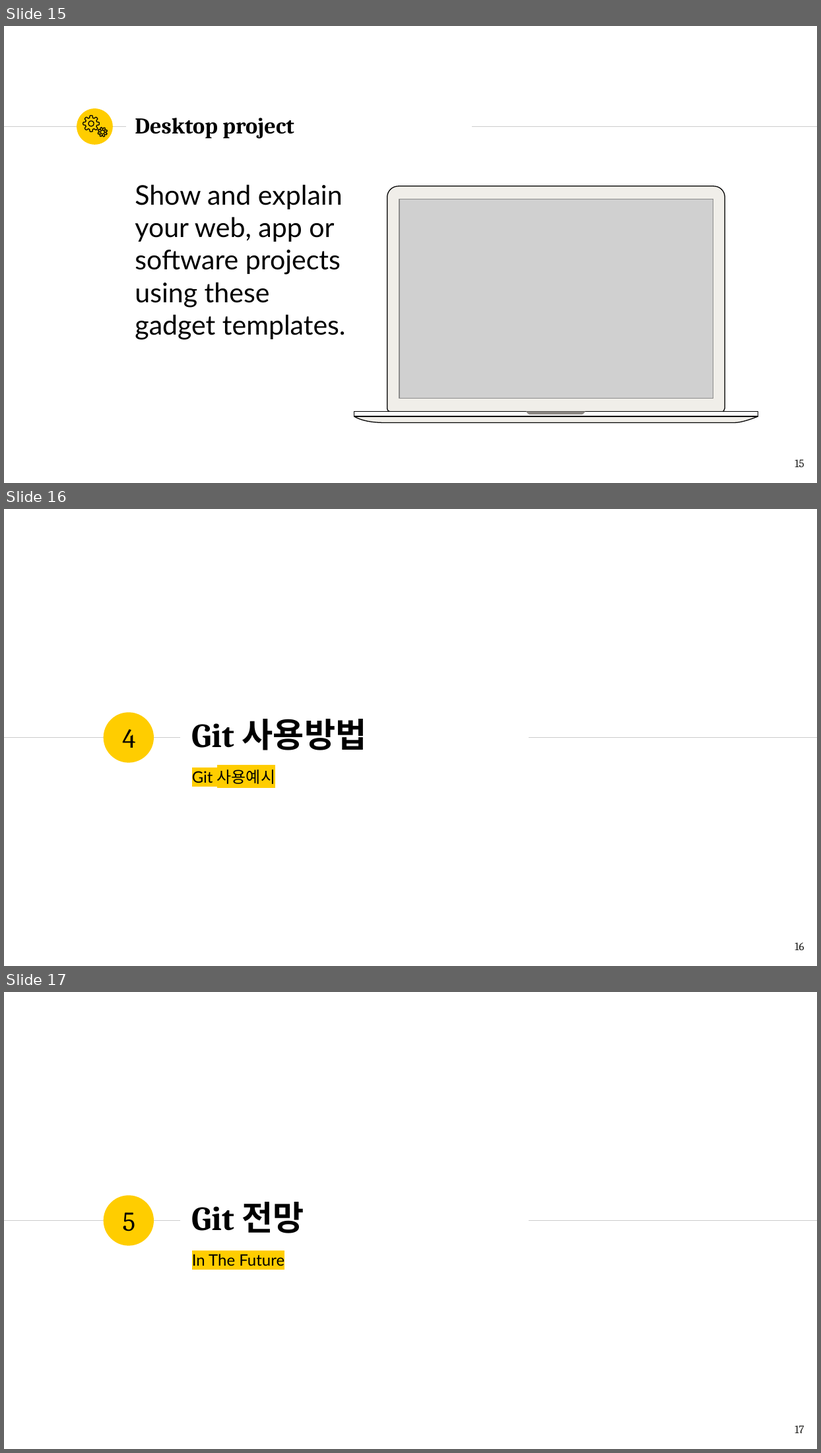
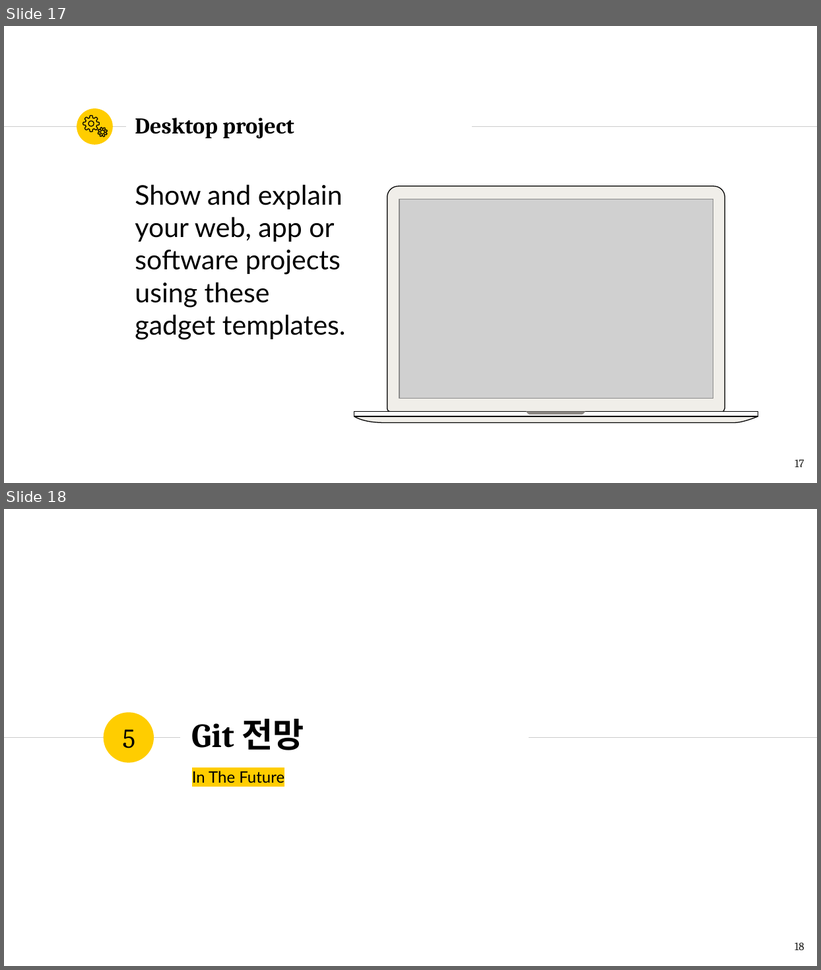
Before and after one commit to romiii37/CampusSeven, a slide deck: Git.pptx. Shown one above the other, each under a label of ours: slides 15, 16 and 17 before the commit, slides 17 and 18 after it. The pictures are 821x1453 and 821x970 pixels, drawn with LibreOffice and Linux fonts; fonts in the diff are those of the drawing; grey boxes stand for pictures. Boxes give left, top, right and bottom in pixels: in the first picture for what was removed or moved away, otherwise in the second. Text is boxed around its words. In the diff, an @@ line names an element or a change of style, - is before the commit and + after.

```diff
--- a/Git.pptx
+++ b/Git.pptx
@@ slide 16 removed at (x1=4, y1=509, x2=817, y2=966), background #FFFFFF; not listed: 3 template elements that a slide beside it also shows @@
@@ title removed at (x1=192, y1=719, x2=367, y2=751) @@
-Git 사용방법
@@ text removed at (x1=122, y1=729, x2=135, y2=748) @@
-4
@@ subtitle removed at (x1=192, y1=770, x2=275, y2=784) @@
-Git 사용예시
@@ page number removed at (x1=795, y1=943, x2=804, y2=951) @@
-16
@@ what was slide 15 is now slide 17 @@
@@ page number at (x1=795, y1=460, x2=804, y2=468): text changed @@
-15
+17
@@ what was slide 17 is now slide 18 @@
@@ page number at (x1=795, y1=943, x2=804, y2=951): text changed @@
-17
+18
```
Also in this commit, not shown: 10 slides changed, 5 slides added, 2 other slides removed.
